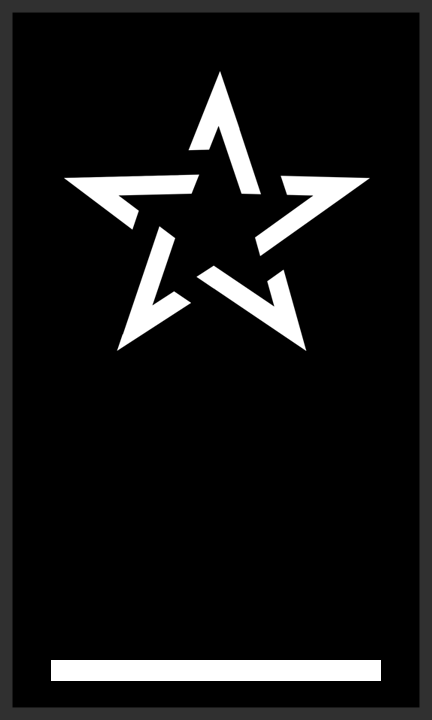
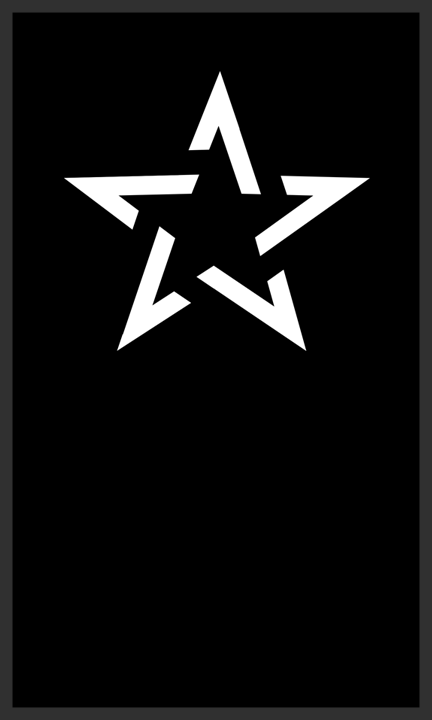
The second 432 x 720 image is a revision of the first. Changes to its layers:
hid "Basic" over [51, 660, 381, 681]
